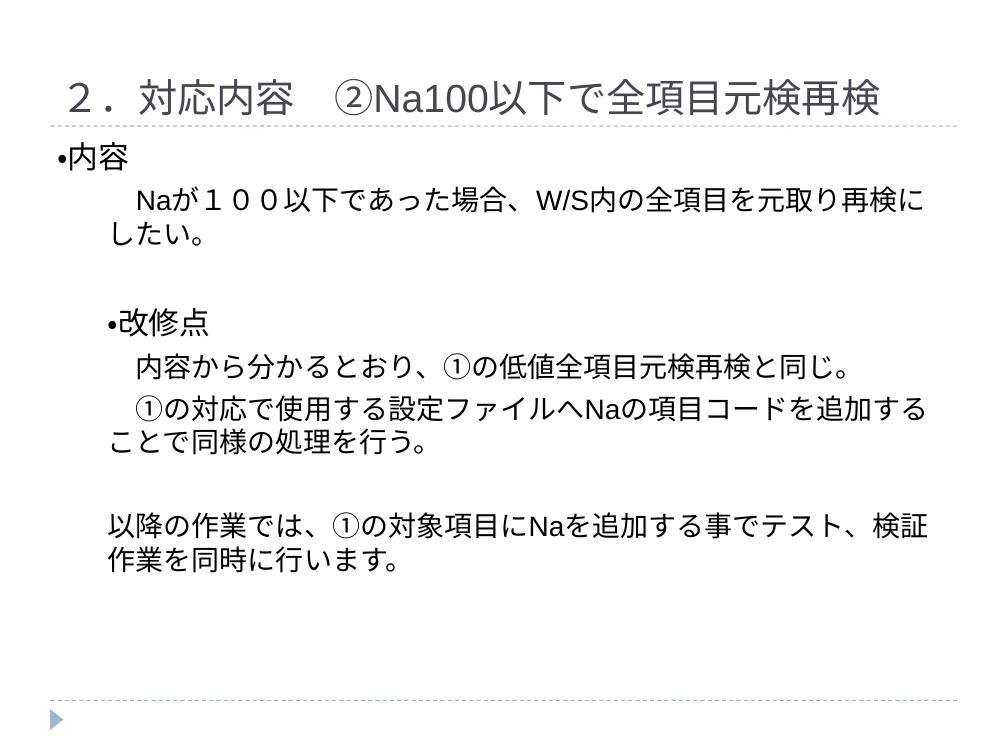
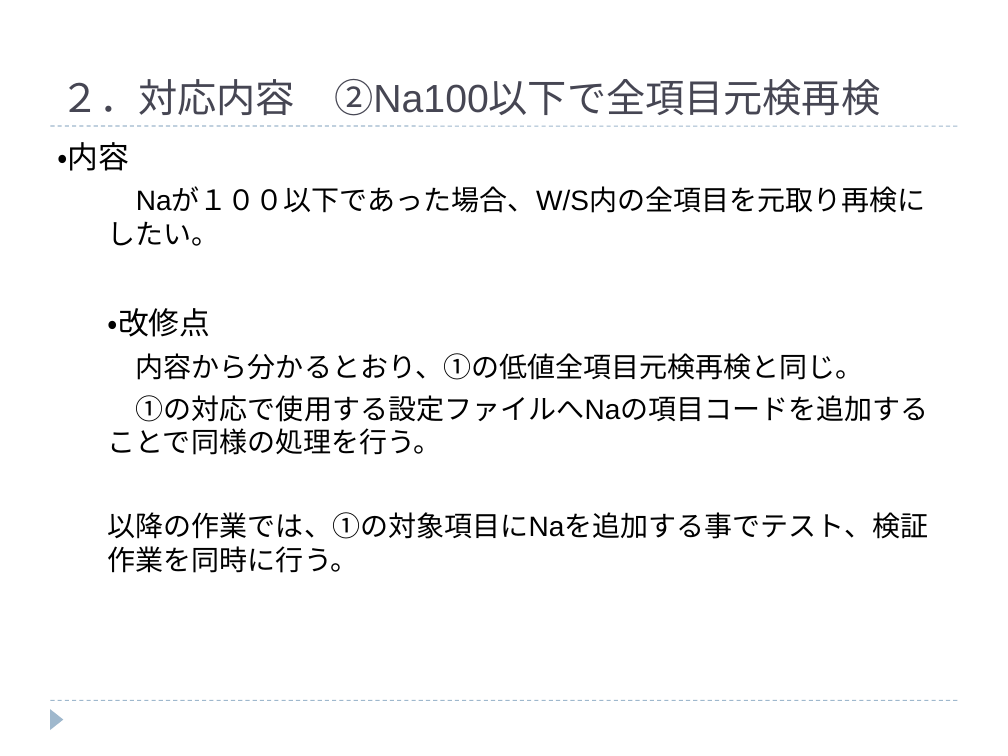
Before and after one commit to hanyutatsuya/Chemistory, a slide deck: slide 6 of 次期システム対応/低値全項目再検/ケミストリー次期先行対応_20240301.ppt (slide 5 before the commit). Drawn at 1008x756 pixels with LibreOffice and Linux fonts; fonts in the diff are those of the drawing. Boxes give left, top, right and bottom in pixels: in the first picture for what was removed or moved away, otherwise in the second. Text is boxed around its words. In the diff, an @@ line names an element or a change of style, - is before the commit and + after.

Commit message:
Commit 20240301-192452

```diff
--- a/次期システム対応/低値全項目再検/ケミストリー次期先行対応_20240301.ppt
+++ b/次期システム対応/低値全項目再検/ケミストリー次期先行対応_20240301.ppt
@@ text at [108,512,929,573]: text changed @@
-  以降の作業では、①の対象項目にNaを追加する事でテスト、検証作業を同時に行います。
+  以降の作業では、①の対象項目にNaを追加する事でテスト、検証作業を同時に行う。
```
Also in this commit, not shown: 1 slide added.
